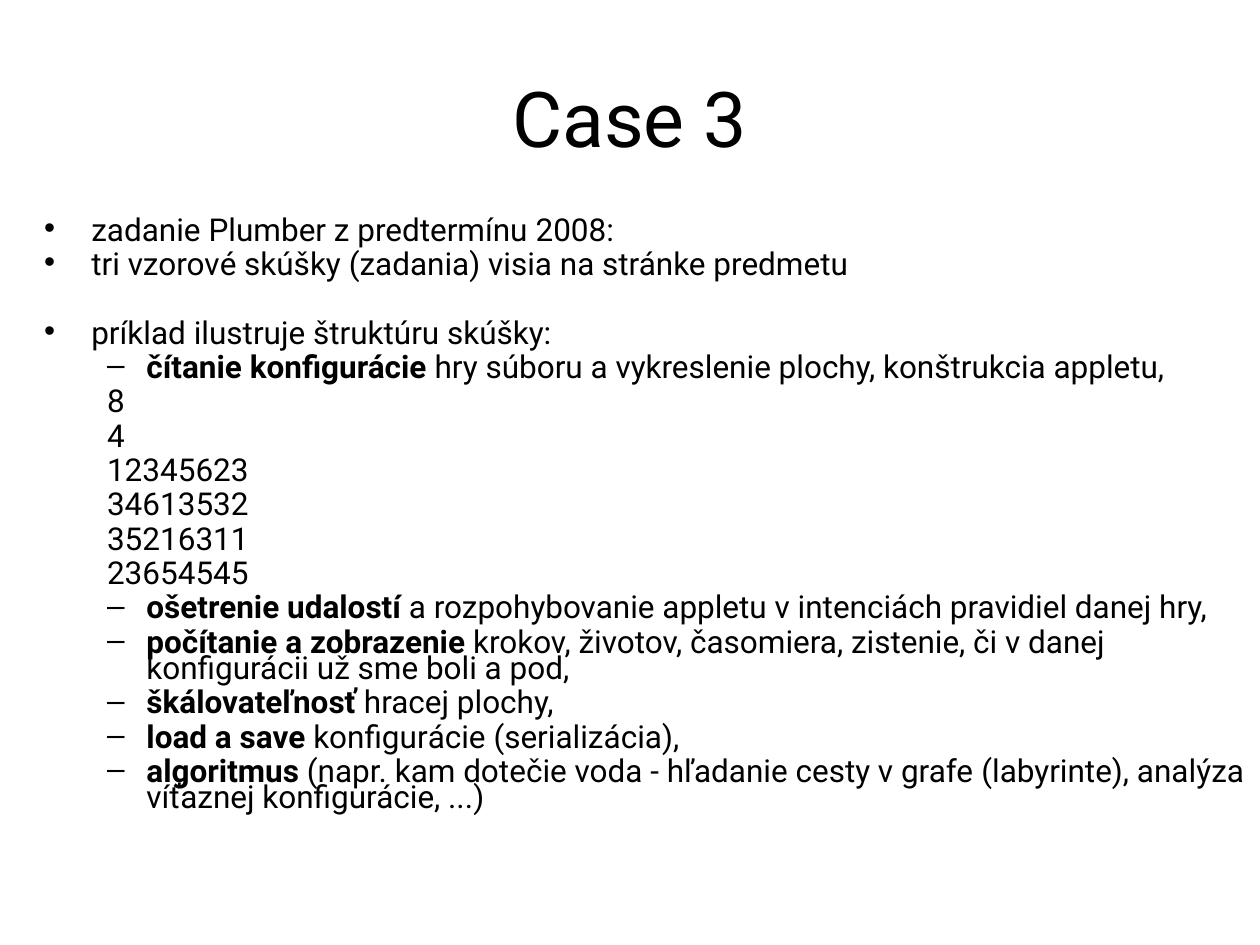
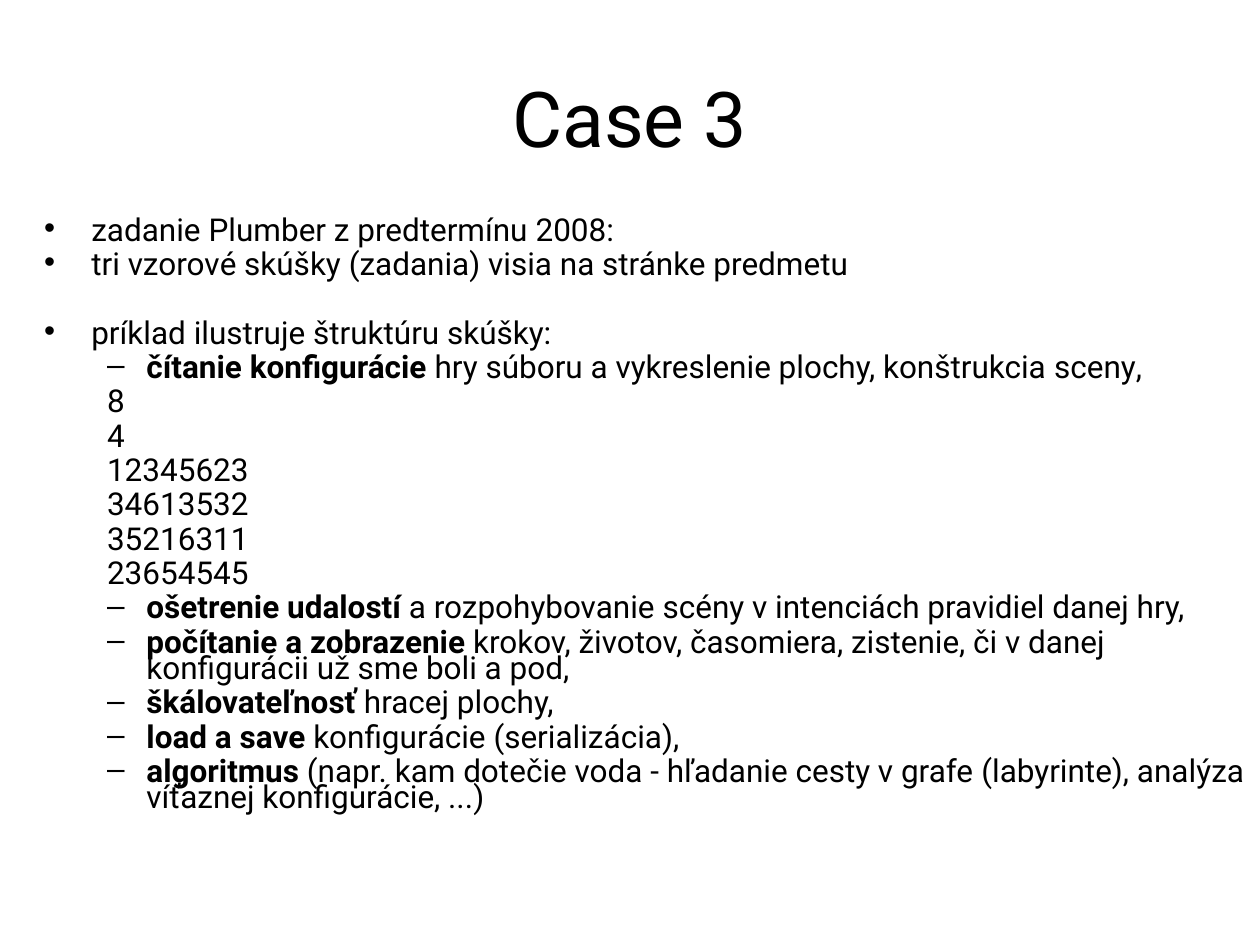
Before and after one commit to Programovanie4/Prednasky, a slide deck: slide 27 of 11/11_java.ppt (slide 26 before the commit). Drawn at 1260x945 pixels with LibreOffice and Linux fonts; fonts in the diff are those of the drawing. Boxes give left, top, right and bottom in pixels: in the first picture for what was removed or moved away, otherwise in the second. Text is boxed around its words. In the diff, an @@ line names an element or a change of style, - is before the commit and + after.

```diff
--- a/11/11_java.ppt
+++ b/11/11_java.ppt
@@ text at bbox=[146, 350, 1142, 385]: text changed @@
-  – čítanie konfigurácie hry súboru a vykreslenie plochy, konštrukcia appletu,
+  – čítanie konfigurácie hry súboru a vykreslenie plochy, konštrukcia sceny,
@@ text at bbox=[146, 594, 1185, 625]: text changed @@
-  – ošetrenie udalostí a rozpohybovanie appletu v intenciách pravidiel danej hry,
+  – ošetrenie udalostí a rozpohybovanie scény v intenciách pravidiel danej hry,
```
Also in this commit, not shown: 6 other slides changed, 1 slide added, 1 slide removed, 6 other files.
